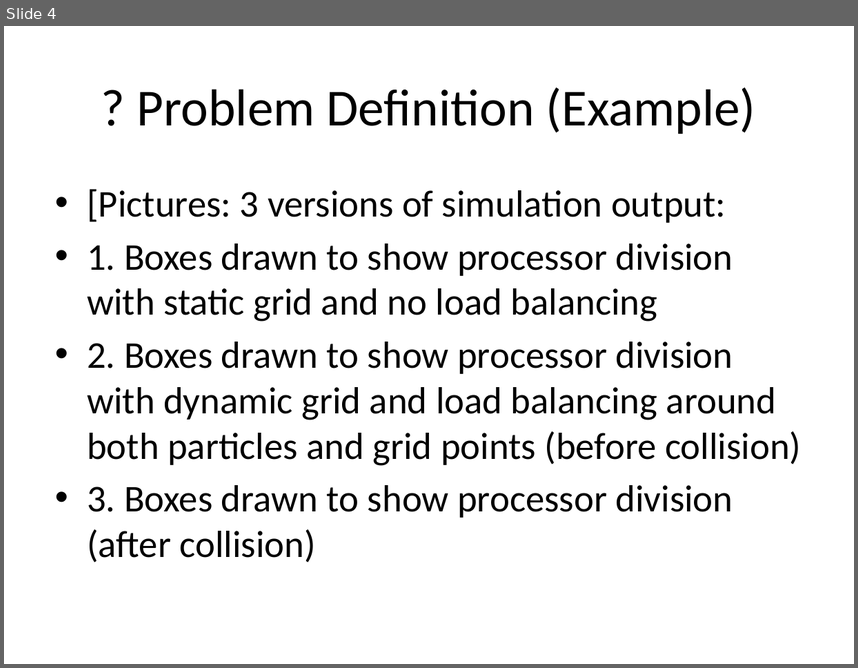
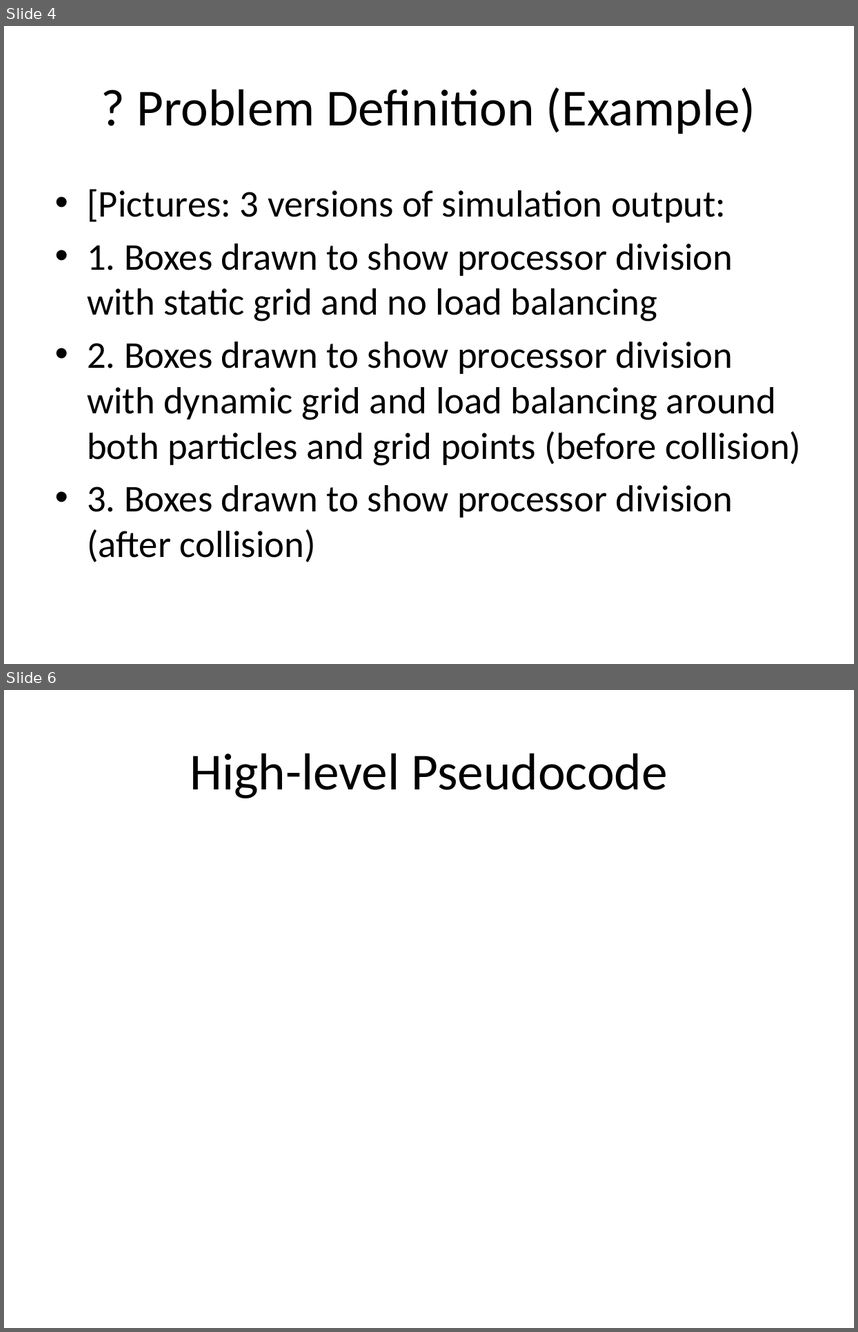
Before and after one commit to mgsholte/dynogrid, a slide deck: Dynogrid_ProgressReport_v1.pptx. Shown one above the other, each under a label of ours: slide 4 before the commit, slides 4 and 6 after it; the slides between them are not shown. The pictures are 858x668 and 858x1332 pixels, drawn with LibreOffice and Linux fonts; fonts in the diff are those of the drawing. Boxes give left, top, right and bottom in pixels: in the first picture for what was removed or moved away, otherwise in the second. Text is boxed around its words. In the diff, an @@ line names an element or a change of style, - is before the commit and + after.

```diff
--- a/Dynogrid_ProgressReport_v1.pptx
+++ b/Dynogrid_ProgressReport_v1.pptx
@@ slide 6 added at box(4, 690, 854, 1328), background #FFFFFF @@
@@ title added at box(190, 753, 668, 798), 44 pt, text #000000 @@
+High-level Pseudocode
```
Also in this commit, not shown: 3 slides changed, 1 other slide added.
